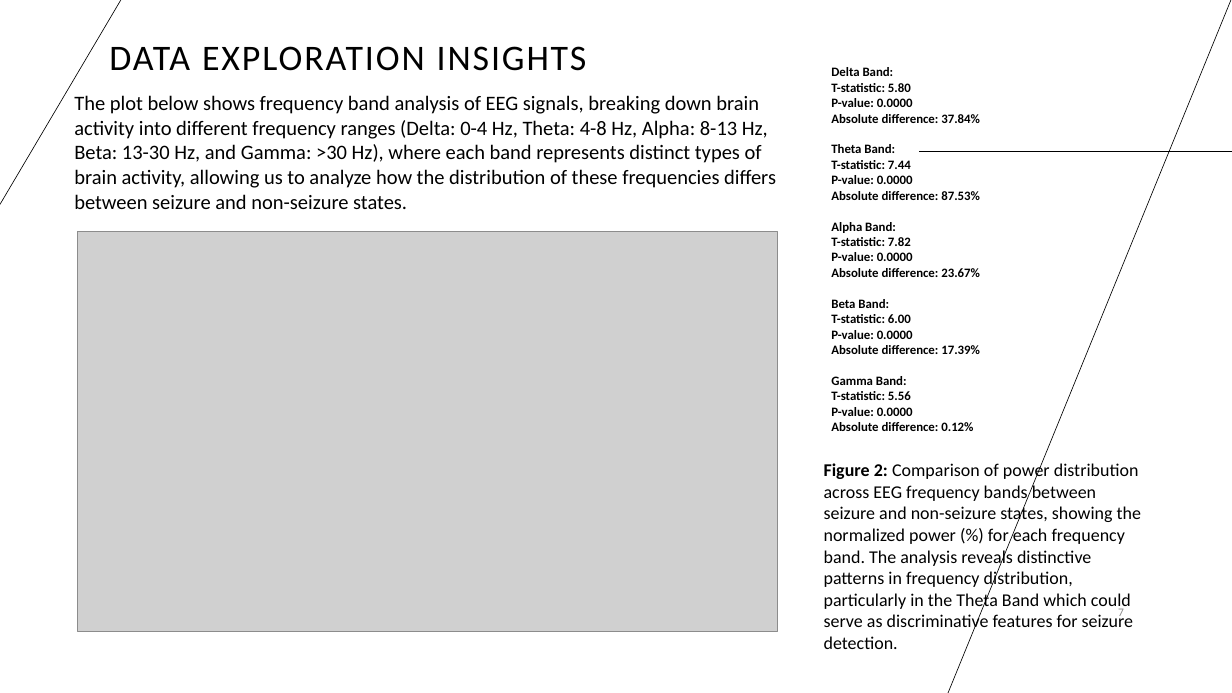
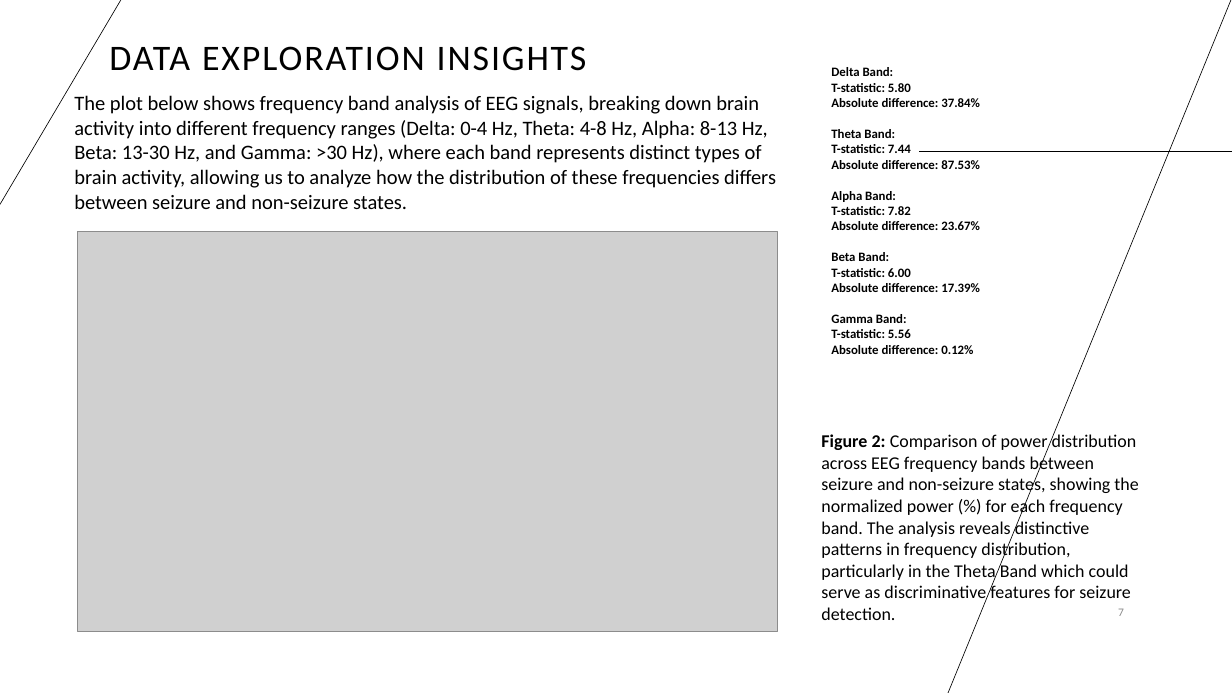
Before and after one commit to donbool/EEG_seizure_detect, a slide deck: slide 7 of Epileptic Seizure Recognition_Ver02.pptx. Drawn at 1232x693 pixels with LibreOffice and Linux fonts; fonts in the diff are those of the drawing; grey boxes stand for pictures. Boxes give left, top, right and bottom in pixels: in the first picture for what was removed or moved away, otherwise in the second. Text is boxed around its words. In the diff, an @@ line names an element or a change of style, - is before the commit and + after.

Commit message:
updated frequency band visual

```diff
--- a/Epileptic Seizure Recognition_Ver02.pptx
+++ b/Epileptic Seizure Recognition_Ver02.pptx
@@ text at [831,98,913,107]: paragraph removed @@
-P-value: 0.0000
@@ text at [831,175,913,184]: paragraph removed @@
-P-value: 0.0000
@@ text at [831,252,913,261]: paragraph removed @@
-P-value: 0.0000
@@ text at [831,330,913,339]: paragraph removed @@
-P-value: 0.0000
@@ text "Figure 2: Comparison of power ...": place and size @@
-text "Figure 2: Comparison of power ..." at [824,462,1141,649]
+text "Figure 2: Comparison of power ..." at [821,433,1138,620]
@@ text at [831,407,913,416]: paragraph removed @@
-P-value: 0.0000
```
